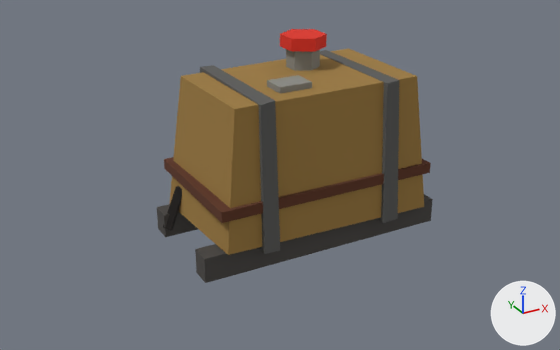
The glTF model public/models/fuel_tank.glb, before and after one commit.
One viewpoint serves both versions: a 50 mm lens placed at (-0.87, -1.5, 0.895), pointed at (-0.053, -0.014, 0.153). Every picture has the same lights, and +X, +Y and +Z are marked at lower right. The older version comes first. Vertices at exactly the same position are counted once.

In view in the first picture: 'fuel_tank'.
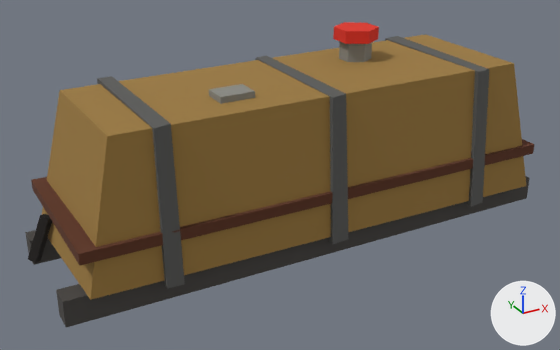
Pixel boxes (x1, y1, x2, y2) of what changed, in the pictures (560 x 350 px; the box of a moved part takes in the faces that stretch with it):
'fuel_tank', reshaped (84% wider, 20% taller): before (157, 29, 433, 283); after (25, 22, 535, 327)
part 1 of me_cube, added: after (56, 176, 530, 327)
part 2 of me_cube, added: after (25, 230, 61, 265)
part 3 of me_cube, added: after (31, 139, 535, 266)
part 4 of me_cube, moved or reshaped: before (200, 65, 280, 254); after (97, 76, 185, 289)
part 5 of me_cube, moved or reshaped: before (320, 50, 399, 223); after (255, 56, 349, 244)
part 6 of me_cube, moved or reshaped: before (286, 49, 320, 71); after (339, 41, 372, 62)
part 7 of me_cube, moved or reshaped: before (267, 75, 312, 94); after (209, 84, 255, 104)
part 8 of me_cube, moved or reshaped: before (280, 29, 327, 52); after (333, 22, 379, 44)
part 9 of me_cube, moved or reshaped: before (163, 186, 182, 231); after (28, 214, 52, 263)
part 10 of me_cube, rebuilt (90% wider, 28% taller): before (170, 48, 424, 255); after (42, 34, 526, 300)
part 11 of me_cube, deleted: before (195, 194, 433, 283)
part 12 of me_cube, deleted: before (157, 204, 198, 237)
part 13 of me_cube, deleted (brown): before (164, 157, 431, 223)
part 14 of me_cube, added: after (385, 36, 489, 207)

What changed in the scene script:
```text
Change me_cube:
    used by ob_fuel_tank; location = (0.0, 0.0, 0.0)
    verts and faces of me_cube; kept vertices keep their numbers, new ones are numbered from 88
    remove me_cube.from_pydata(...)  # 88 vertices, 136 faces; spans x -0.314..0.31, y -0.178..0.177, z 0.0..0.465
    add me_cube.from_pydata(...)  # 96 vertices, 148 faces; spans x -0.634..0.62, y -0.208..0.208, z 0.0..0.465
    me_cube part 1: a new loose piece, a box spanning x -0.62..0.62, y -0.165..-0.115, z 0.0..0.06, in mat_metal_dark (dark grey #4a4744)
    me_cube part 2: a new loose piece, a box spanning x -0.62..0.62, y 0.115..0.165, z 0.0..0.06, in mat_metal_dark (dark grey #4a4744)
    me_cube part 3: a new loose piece, a box spanning x -0.586..0.586, y -0.196..0.196, z 0.147..0.172, in mat_rust_side (brown #5e3420)
    me_cube part 4: the loose piece of 8 vertices spanning x -0.18..-0.14, y -0.176..0.177, z 0.05..0.392 is scaled about its middle by (1, 1.17, 1), then moved by (-0.24, 0.0, 0.0)
    me_cube part 5: the loose piece of 8 vertices spanning x 0.138..0.181, y -0.178..0.177, z 0.049..0.39 is scaled about its middle by (1, 1.17, 1), then moved by (-0.16, 0.0, 0.0)
    me_cube part 6: the loose piece of 12 vertices spanning x 0.015..0.085, y 0.02..0.1, z 0.38..0.44 is moved by (0.15, 0.0, 0.0)
    me_cube part 7: the loose piece of 8 vertices spanning x -0.1..-0.02, y -0.1..-0.04, z 0.38..0.4 is moved by (-0.14, 0.0, 0.0)
    me_cube part 8: the loose piece of 12 vertices spanning x 0.002..0.098, y 0.005..0.115, z 0.435..0.465 is moved by (0.15, 0.0, 0.0)
    me_cube part 9: the loose piece of 8 vertices spanning x -0.314..-0.246, y 0.085..0.115, z 0.014..0.126 is moved by (-0.32, 0.0, 0.0)
    me_cube part 10: the loose piece of 8 vertices spanning x -0.273..0.278, y -0.167..0.155, z 0.057..0.388 is rebuilt with 8 vertices and now spans x -0.583..0.588, y -0.197..0.185, z 0.057..0.388
    me_cube part 11: the loose piece of 8 vertices spanning x -0.31..0.31, y -0.145..-0.095, z 0.0..0.06 is deleted
    me_cube part 12: the loose piece of 8 vertices spanning x -0.31..0.31, y 0.095..0.145, z 0.0..0.06 is deleted
    me_cube part 13: the loose piece of 8 vertices spanning x -0.276..0.276, y -0.166..0.166, z 0.147..0.172 is deleted
    me_cube part 14
    add verts[88] = (0.383, -0.206, 0.048)  # pixel (471, 206)
    add verts[89] = (0.385, -0.181, 0.387)  # pixel (478, 71)
    add verts[90] = (0.382, 0.208, 0.05)
    add verts[91] = (0.381, 0.182, 0.389)  # pixel (385, 38)
    add verts[92] = (0.418, -0.208, 0.052)  # pixel (482, 202)
    add verts[93] = (0.416, -0.182, 0.389)  # pixel (489, 69)
    add verts[94] = (0.421, 0.208, 0.048)
    add verts[95] = (0.418, 0.179, 0.392)  # pixel (397, 35)
    add faces += [(88, 89, 91), (88, 91, 90), (90, 91, 95), (90, 95, 94), (93, 94, 95), (92, 94, 93)]  # mat_metal (dark grey #5a5a58)
    add faces += [(89, 92, 93), (88, 92, 89), (90, 94, 92), (88, 90, 92), (89, 95, 91), (89, 93, 95)]  # mat_metal (dark grey #5a5a58)
```
